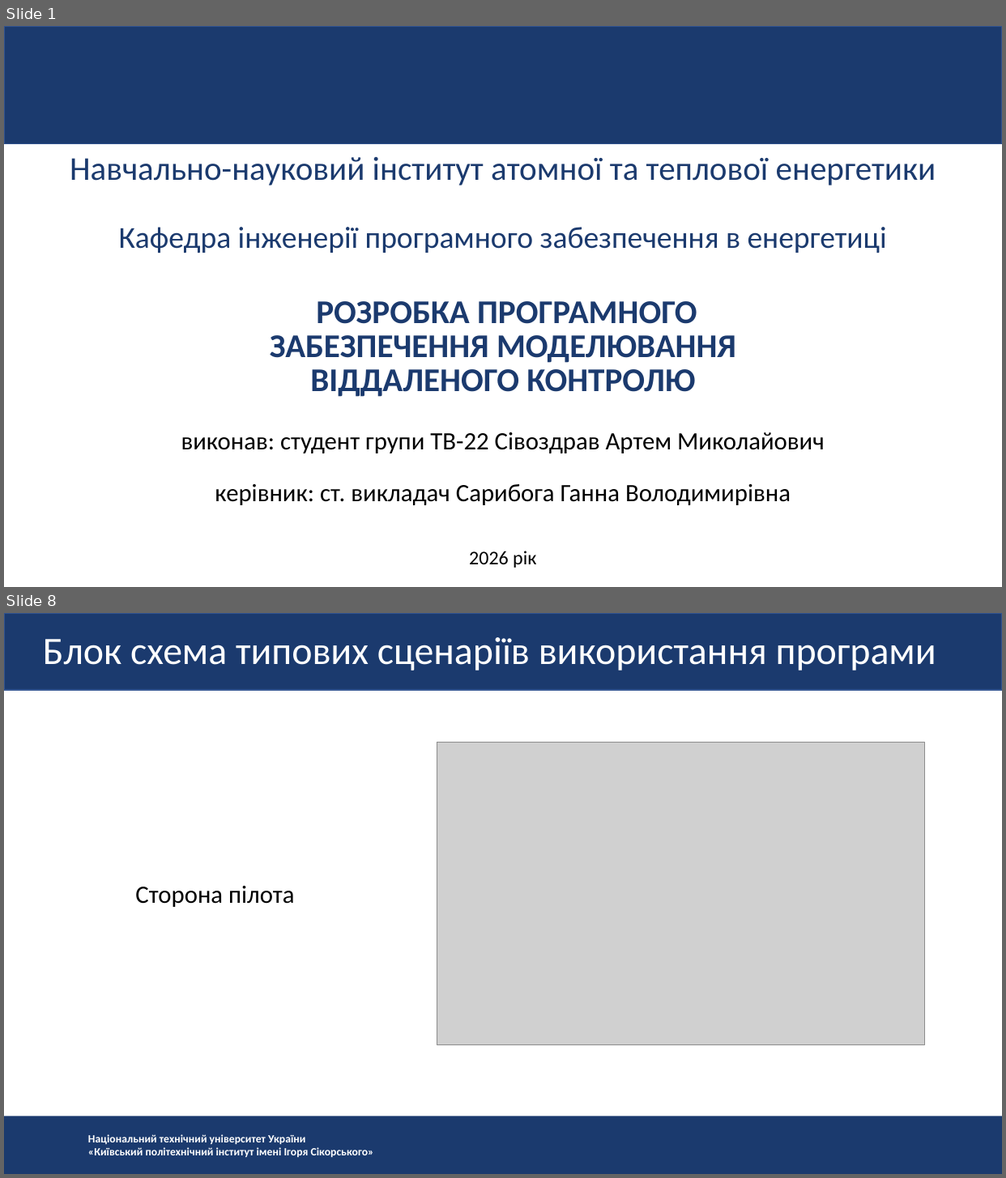
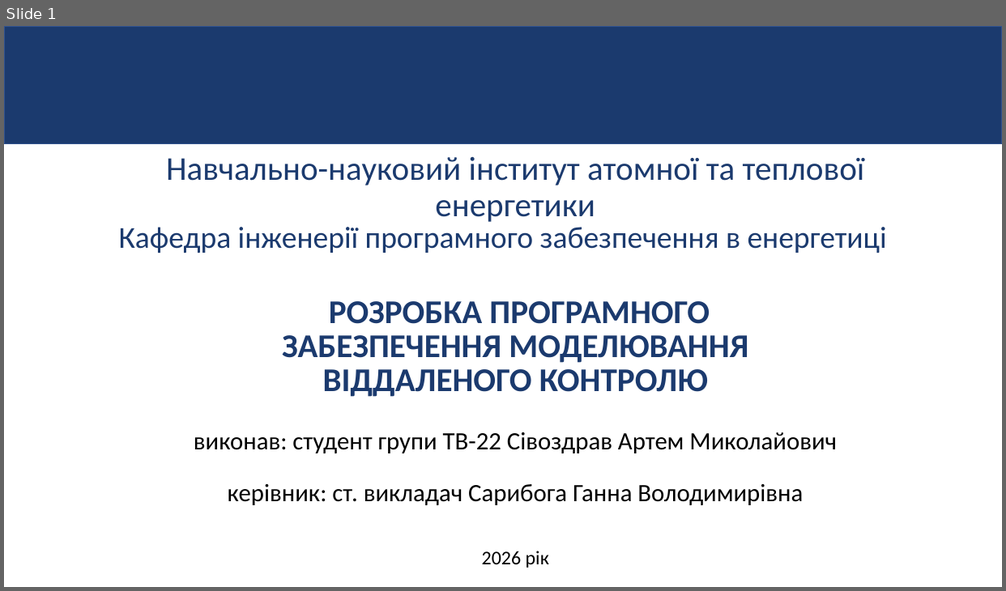
Before and after one commit to ArtemSivozdraw/diplom, a slide deck: Презентація на захист ПП Сівоздрав.pptx. Shown one above the other, each under a label of ours: slides 1 and 8 before the commit, slide 1 after it; the slides between them are not shown. The pictures are 1006x1178 and 1006x591 pixels, drawn with LibreOffice and Linux fonts; fonts in the diff are those of the drawing; grey boxes stand for pictures; background and template pictures are left out. Boxes give left, top, right and bottom in pixels: in the first picture for what was removed or moved away, otherwise in the second. Text is boxed around its words. In the diff, an @@ line names an element or a change of style, - is before the commit and + after.

```diff
--- a/Презентація на захист ПП Сівоздрав.pptx
+++ b/Презентація на захист ПП Сівоздрав.pptx
@@ slide 8 removed at box(4, 613, 1002, 1174), background #FFFFFF @@
@@ rectangle removed at box(4, 613, 1002, 690) @@
@@ text removed at box(43, 637, 936, 671) @@
-Блок схема типових сценаріїв використання програми
@@ picture removed at box(437, 743, 925, 1045) @@
@@ text removed at box(135, 886, 294, 907) @@
-Сторона пілота
@@ rectangle removed at box(4, 1116, 1002, 1174) @@
@@ text removed at box(88, 1135, 374, 1157) @@
-Національний технічний університет України
-«Київський політехнічний інститут імені Ігоря Сікорського»
@@ slide 1 changed as well @@
@@ less space between paragraphs in 6 elements at box(194, 433, 837, 454), box(228, 484, 803, 506), box(282, 301, 748, 397), box(482, 551, 549, 568), box(166, 156, 865, 222), box(119, 227, 887, 253) @@
```
Also in this commit, not shown: 1 other slide changed, 14 slides added, 7 other slides removed.
